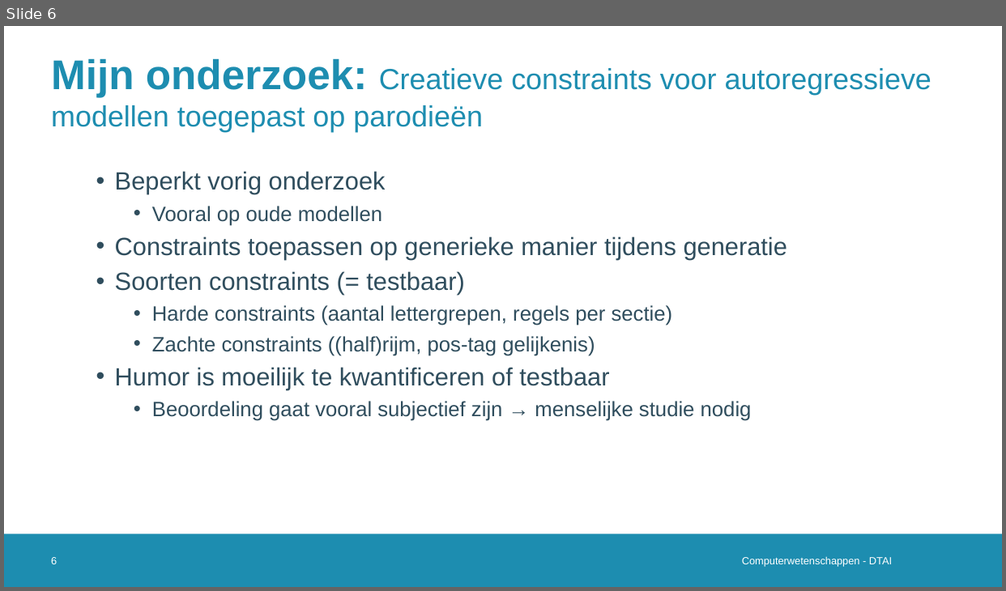
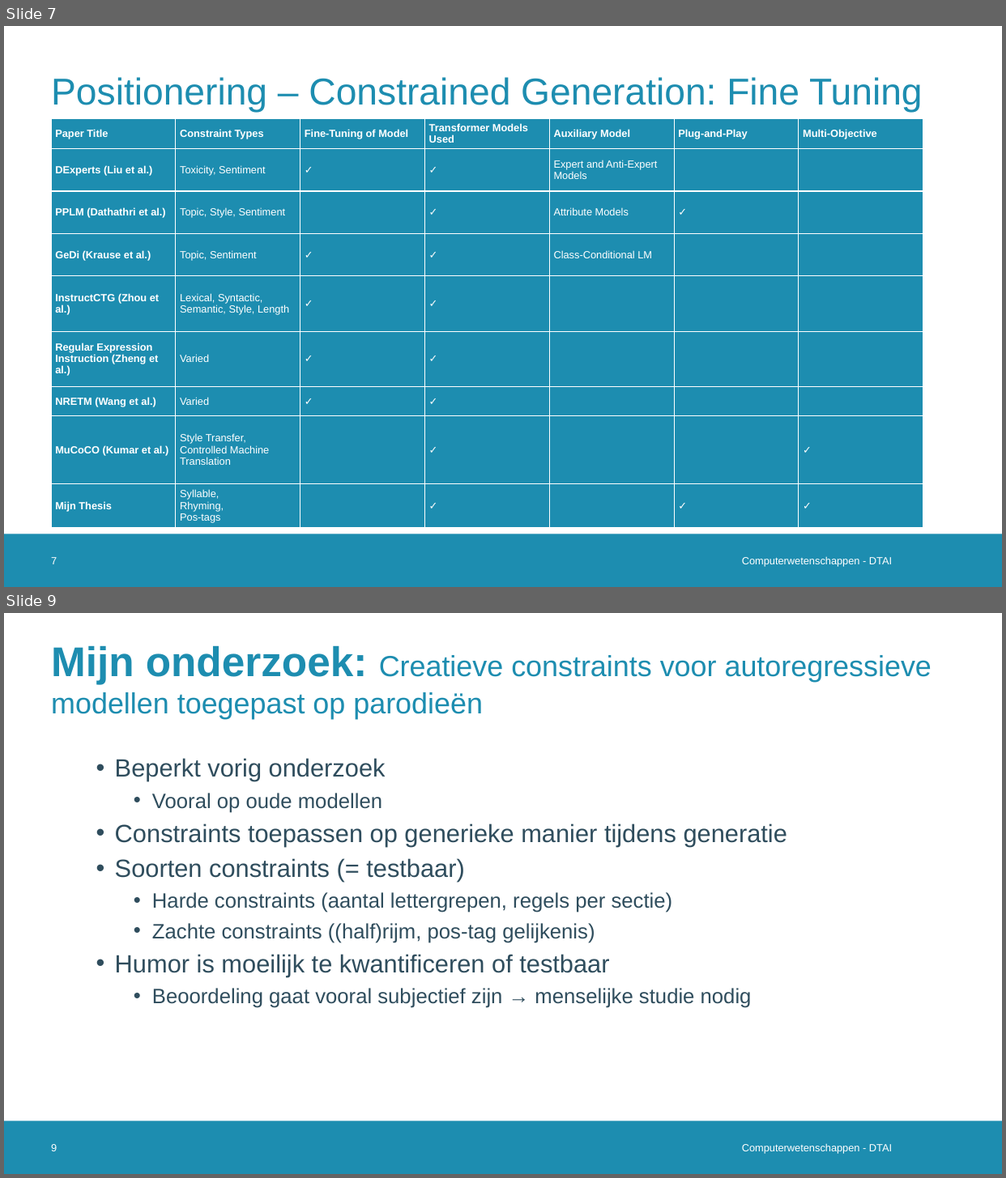
Before and after one commit to Alintermans/Thesis, a slide deck: Presentations/Third Intermediate Presentation/Presentation.pptx. Shown one above the other, each under a label of ours: slide 6 before the commit, slides 7 and 9 after it; the slides between them are not shown. The pictures are 1006x591 and 1006x1178 pixels, drawn with LibreOffice and Linux fonts; fonts in the diff are those of the drawing; background and template pictures are left out. Boxes give left, top, right and bottom in pixels: in the first picture for what was removed or moved away, otherwise in the second. Text is boxed around its words. In the diff, an @@ line names an element or a change of style, - is before the commit and + after.

```diff
--- a/Presentations/Third Intermediate Presentation/Presentation.pptx
+++ b/Presentations/Third Intermediate Presentation/Presentation.pptx
@@ slide 7 added at (4,26,1002,587), background #FFFFFF; not listed: 1 template element that a slide beside it also shows @@
@@ title added at (51,77,923,113), 36 pt, text #1D8DB0 @@
+Positionering – Constrained Generation: Fine Tuning
@@ table added at (51,119,921,527), 9 rows, 7 columns @@
+Paper Title | Constraint Types | Fine-Tuning of Model | Transformer Models Used | Auxiliary Model | Plug-and-Play | Multi-Objective
+DExperts (Liu et al.) | Toxicity, Sentiment | ✓ | ✓ | Expert and Anti-Expert Models |  | 
+PPLM (Dathathri et al.) | Topic, Style, Sentiment |  | ✓ | Attribute Models | ✓ | 
+GeDi (Krause et al.) | Topic, Sentiment | ✓ | ✓ | Class-Conditional LM |  | 
+InstructCTG (Zhou et al.) | Lexical, Syntactic, Semantic, Style, Length | ✓ | ✓ |  |  | 
+Regular Expression Instruction (Zheng et al.) | Varied | ✓ | ✓ |  |  | 
+NRETM (Wang et al.) | Varied | ✓ | ✓ |  |  | 
+MuCoCO (Kumar et al.) | Style Transfer, Controlled Machine Translation |  | ✓ |  |  | ✓
+Mijn Thesis | Syllable, Rhyming, Pos-tags |  | ✓ |  | ✓ | ✓
@@ page number added at (51,557,57,565), 10 pt, text #FFFFFF @@
+7
@@ text added at (742,557,892,567), 10 pt, text #FFFFFF @@
+Computerwetenschappen - DTAI
@@ what was slide 6 is now slide 9 @@
@@ page number at (51,1144,57,1152): text changed @@
-6
+9
```
Also in this commit, not shown: 2 slides changed, 6 other slides added.
